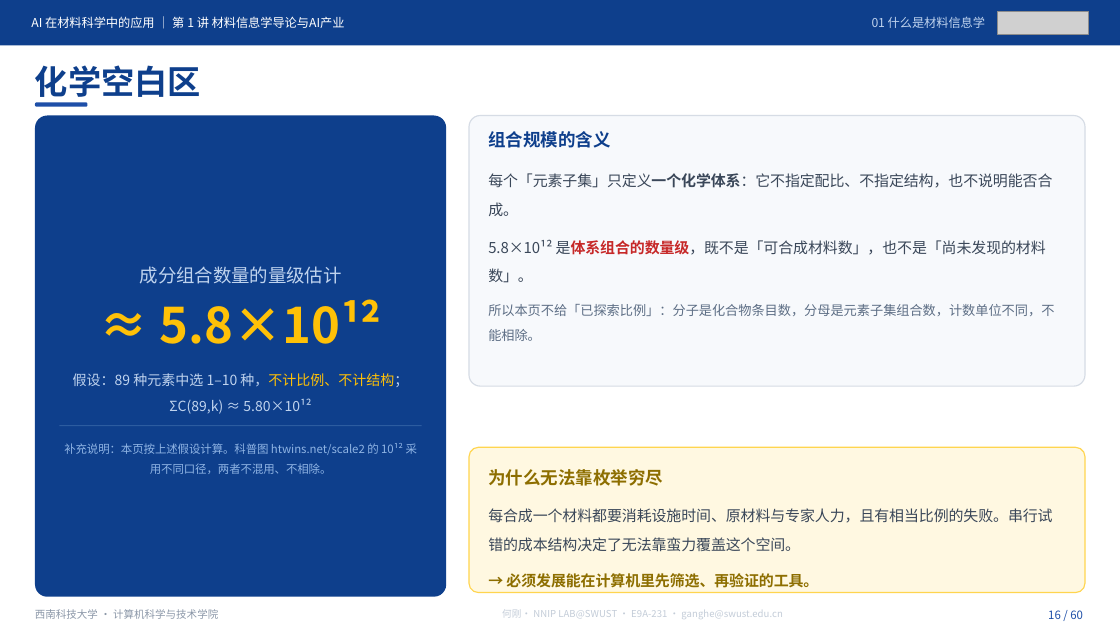
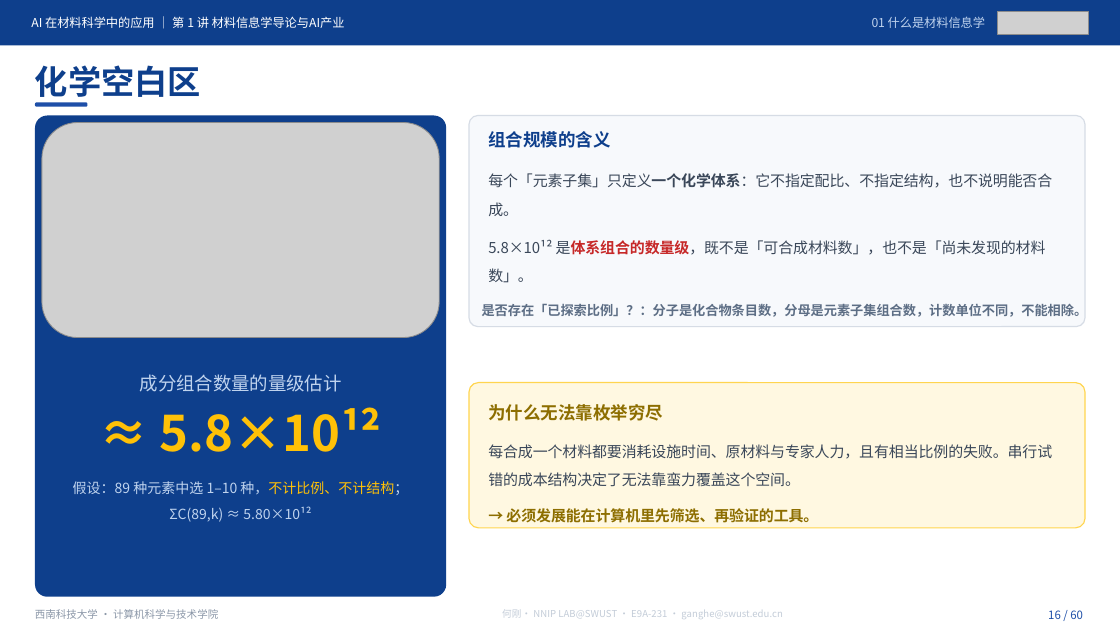
Before and after one commit to cosfrist/Applications-of-Artificial-Intelligence-in-Materials-Science-SWUST, a slide deck: slide 16 of lectures/01-材料信息学导论与AI产业/AI在材料科学中的应用-第1讲 材料信息学导论与AI产业-V5.pptx. Drawn at 1120x630 pixels with LibreOffice and Linux fonts; fonts in the diff are those of the drawing; grey boxes stand for pictures. Boxes give left, top, right and bottom in pixels: in the first picture for what was removed or moved away, otherwise in the second. Text is boxed around its words. In the diff, an @@ line names an element or a change of style, - is before the commit and + after.

Commit message:
第1讲：按 2026-11-05 手动修订版课件更新配套文件
课件
- 4 497 468 → 6 132 823 B（SHA 436d586b…），页数仍 60，备注 60/60 未变
- 配图改动：P16 新增 1 张（化学空白区，1696×918）、P17 换 1 张、P18 换 2 张、P22 换 1 张、P46 由 1 张增至 4 张
- 图片对象 88 → 92，唯一媒体 27 → 31
- 文字改动：P53 第五部分分区名「课程地图与学术诚信」→「课程结构与 AI 使用规范」；P54 页标题「16 讲课程地图」→「16 讲课程」

配套文件
- source_index-V5.md：第 2 节图片元数据按新课件重建（37 行，part / SHA256 前 12 位 / 像素 / 显示尺寸 / srcRect），
  生成规则经旧课件自检——用同一脚本复现旧表 33/33 行完全一致后再套用新课件
- 讲义-第1讲…V5.md：同步 P53 分区名与 P54 页标题 3 处；逐页讲解正文与备注未变
- SHA256-清单-V5.md：课件 / 讲义 / 来源索引三行更新，仓库内复算 13/13 一致
- README：版本改为 2026-11-05，补两版修订对照表（含逐页改动与图片统计）

未改动：授课路线-V5.md、课堂记录表-V5.md、code/（本轮无对应改动）

```diff
--- a/lectures/01-材料信息学导论与AI产业/AI在材料科学中的应用-第1讲 材料信息学导论与AI产业-V5.pptx
+++ b/lectures/01-材料信息学导论与AI产业/AI在材料科学中的应用-第1讲 材料信息学导论与AI产业-V5.pptx
@@ rounded rectangle: place and size @@
-rounded rectangle at bbox=[469, 116, 1085, 386]
+rounded rectangle at bbox=[469, 116, 1085, 327]
@@ picture added at bbox=[42, 123, 439, 338] @@
@@ text at bbox=[482, 304, 1088, 317]: text changed; bold on @@
-所以本页不给「已探索比例」：分子是化合物条目数，分母是元素子集组合数，计数单位不同，不能相除。
+是否存在「已探索比例」？：分子是化合物条目数，分母是元素子集组合数，计数单位不同，不能相除。
@@ text "成分组合数量的量级估计": place and size @@
-text "成分组合数量的量级估计" at bbox=[140, 266, 342, 284]
+text "成分组合数量的量级估计" at bbox=[140, 374, 342, 392]
@@ 3 texts, 1 rounded rectangle: place and size @@
-3 texts, 1 rounded rectangle at bbox=[469, 448, 1085, 593]
+3 texts, 1 rounded rectangle at bbox=[469, 382, 1085, 528]
@@ text "≈ 5.8×10¹²": place and size @@
-text "≈ 5.8×10¹²" at bbox=[160, 299, 382, 344]
+text "≈ 5.8×10¹²" at bbox=[160, 407, 382, 452]
@@ rectangle removed at bbox=[60, 425, 422, 426] @@
@@ text removed at bbox=[64, 443, 417, 474] @@
-补充说明：本页按上述假设计算。科普图 htwins.net/scale2 的 10¹² 采用不同口径，两者不混用、不相除。
@@ text "假设：89 种元素中选 1–10 种，不计比例、不计结构；ΣC(89,k) ≈ ...": place and size @@
-text "假设：89 种元素中选 1–10 种，不计比例、不计结构；ΣC(89,k) ≈ ..." at bbox=[73, 373, 408, 414]
+text "假设：89 种元素中选 1–10 种，不计比例、不计结构；ΣC(89,k) ≈ ..." at bbox=[73, 481, 408, 522]
```
Also in this commit, not shown: 11 other slides changed, 5 other files.
